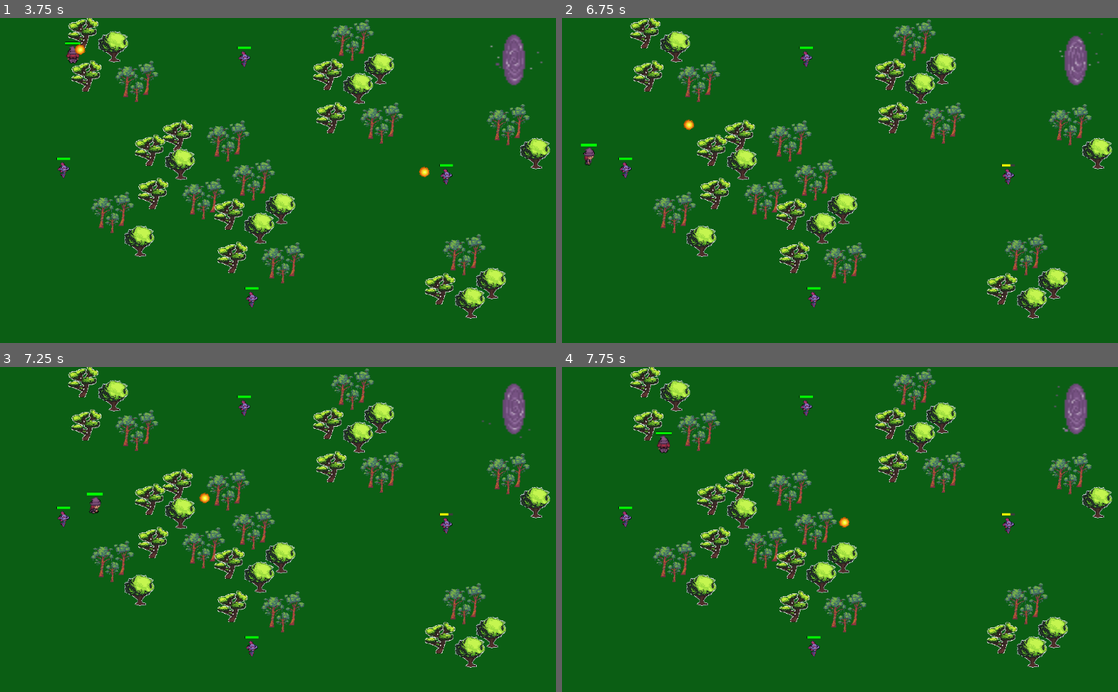
Above: before the commit, frames 1-4 (two rows, left to right).
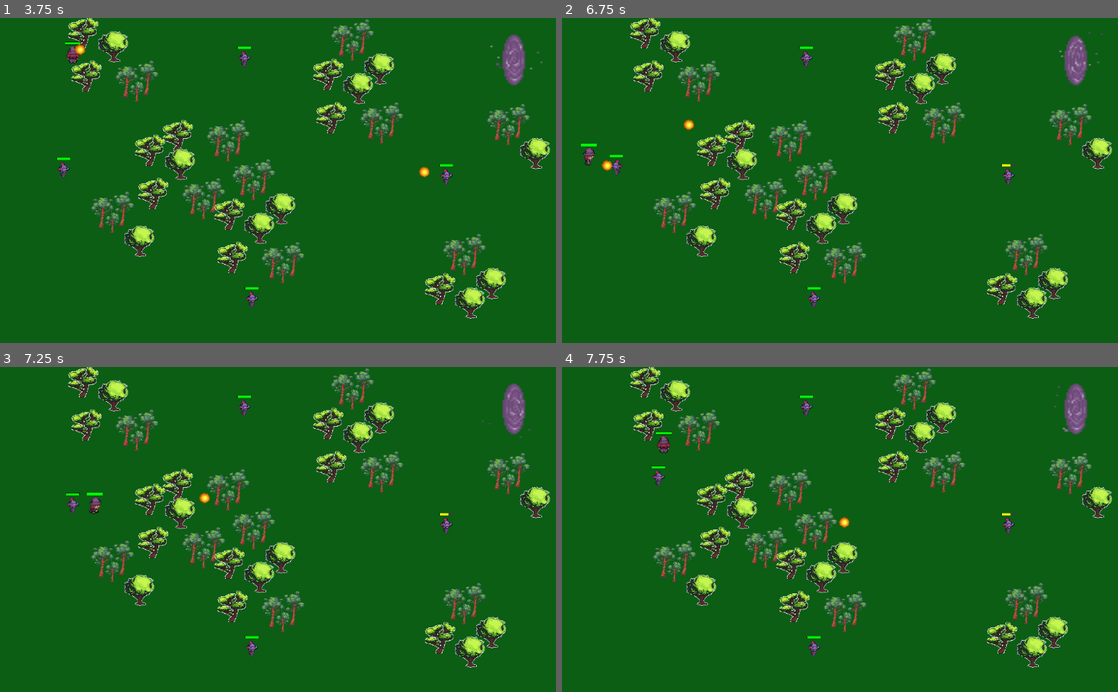
Above: after the commit, the same moments.

Repository: ann-rod/wizard_of_the_land
Game: Godot game, scene res://key_scenes/title_screen/TitleScreen.tscn
Same seed, same stepped clock (60 frames per second), same inputs: the game is played once before the commit and once after it.
Inputs (mouse positions are in pixels of both pictures, inside the frame that each line leads up to):
- Up to frame 1 (3.75 s): click "Start" at 0.5 s; move the mouse to (400, 164) at 1.27 s; hold Right (move_right) 1.28-2.03 s; click (400, 164) at 1.35 s; move the mouse to (166, 196) at 2.02 s; hold Down (move_down) 2.03-2.78 s; click (166, 196) at 2.1 s; move the mouse to (333, 109) at 2.77 s; hold Right (move_right) 2.78-3.53 s; click (333, 109) at 2.85 s; move the mouse to (250, 245) at 3.52 s; hold W (move_up) from 3.53 s (still down); click (250, 245) at 3.6 s
- Up to frame 2 (6.75 s): move the mouse to (1006, 229) at 4.27 s; release W (move_up) at 4.28 s; hold Left (move_left) 4.28-5.78 s; click (1006, 229) at 4.35 s; move the mouse to (673, 131) at 5.02 s; click (673, 131) at 5.1 s; move the mouse to (867, 180) at 5.77 s; hold Down (move_down) 5.78-6.53 s; click (867, 180) at 5.85 s; move the mouse to (756, 99) at 6.52 s; hold Right (move_right) from 6.53 s (still down); click (756, 99) at 6.6 s
- Up to frame 3 (7.25 s): keep holding Right (move_right)
- Up to frame 4 (7.75 s): move the mouse to (962, 513) at 7.27 s; release Right (move_right) at 7.28 s; hold W (move_up) from 7.28 s (still down); click (962, 513) at 7.35 s

Frame 1 is identical in both runs. In frame 2, 0.2% of the frame differs, in the area x 7-13%, y 42-50%; in frame 3, 0.2%; in frame 4, 0.2%.

Commit message:
fix for mob tracking
Spells still damage caster

Diff:
--- a/characters/Player.gd
+++ b/characters/Player.gd
@@ -12,7 +12,7 @@
 
 export (PackedScene) var Spell
 onready var health_bar = $HealthBar
-onready var collision_shape = $CollisionShape2D
+onready var collision_shape = $Area2D/CollisionShape2D2
 onready var attack_cooldown = $AttackCooldown
 onready var spell_origin_up = $SpellOriginUp
 onready var spell_origin_down = $SpellOriginDown
@@ -68,10 +68,14 @@
 	health_bar._on_max_health_updated(MAX_HEALTH)
 	health_bar._on_health_updated(MAX_HEALTH)
 
-func _on_Player_body_entered(_body):
-	emit_signal("hit")
-	#print("player was hit!")
-	handle_hit()
+#func _on_Player_body_entered(_body):
+#	emit_signal("hit")
+#	#print("player was hit!")
+#	handle_hit()
+
+
+
+
 
 func handle_hit():
 	CURRENT_HEALTH -= 1
--- a/characters/Player.tscn
+++ b/characters/Player.tscn
@@ -14,6 +14,10 @@
 [ext_resource path="res://art/sprite pngs/wizard_up_00.png" type="Texture" id=12]
 [ext_resource path="res://characters/Player.gd" type="Script" id=13]
 [ext_resource path="res://key_scenes/health_bar/HealthBar.tscn" type="PackedScene" id=14]
+
+[sub_resource type="CapsuleShape2D" id=2]
+radius = 16.0
+height = 14.0
 
 [sub_resource type="SpriteFrames" id=1]
 animations = [ {
@@ -33,19 +37,15 @@
 "speed": 5.0
 } ]
 
-[sub_resource type="CapsuleShape2D" id=2]
-radius = 16.0
-height = 14.0
-
 [node name="Player" type="KinematicBody2D" groups=["player"]]
 script = ExtResource( 13 )
+
+[node name="CollisionShape2D" type="CollisionShape2D" parent="."]
+shape = SubResource( 2 )
 
 [node name="AnimatedSprite" type="AnimatedSprite" parent="."]
 frames = SubResource( 1 )
 animation = "down"
-
-[node name="CollisionShape2D" type="CollisionShape2D" parent="."]
-shape = SubResource( 2 )
 
 [node name="AttackCooldown" type="Timer" parent="." groups=["player"]]
 wait_time = 2.0
@@ -67,3 +67,8 @@
 anchor_bottom = 0.431
 margin_top = -28.0
 rect_scale = Vector2( 1.1, 1.1 )
+
+[node name="Area2D" type="Area2D" parent="." groups=["player"]]
+
+[node name="CollisionShape2D2" type="CollisionShape2D" parent="Area2D"]
+shape = SubResource( 2 )
--- a/spells/Spell.tscn
+++ b/spells/Spell.tscn
@@ -5,7 +5,7 @@
 
 [sub_resource type="CircleShape2D" id=1]
 
-[node name="Spell" type="Area2D"]
+[node name="Spell" type="Area2D" groups=["spells"]]
 script = ExtResource( 2 )
 
 [node name="CollisionShape2D" type="CollisionShape2D" parent="."]
